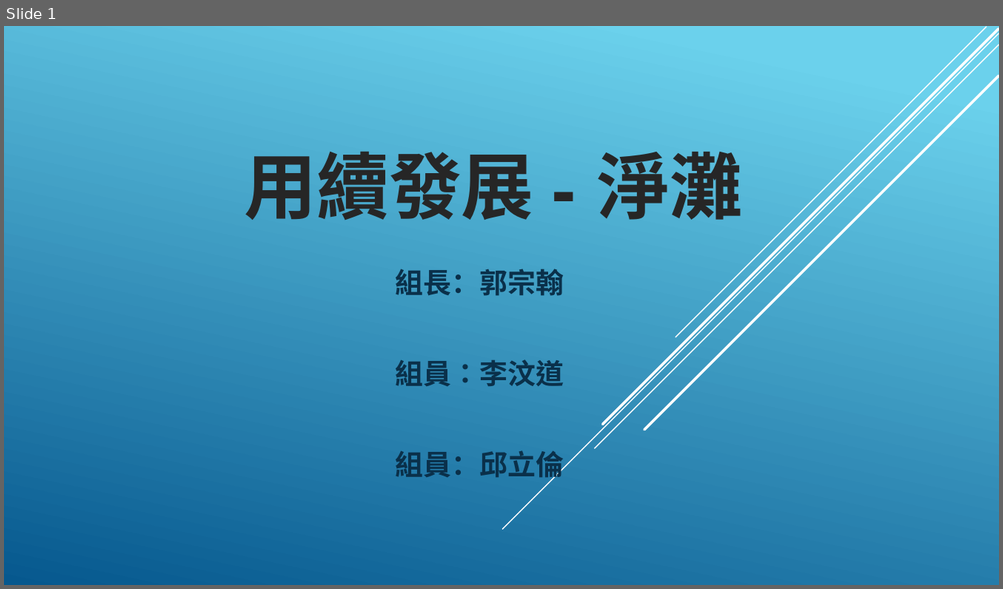
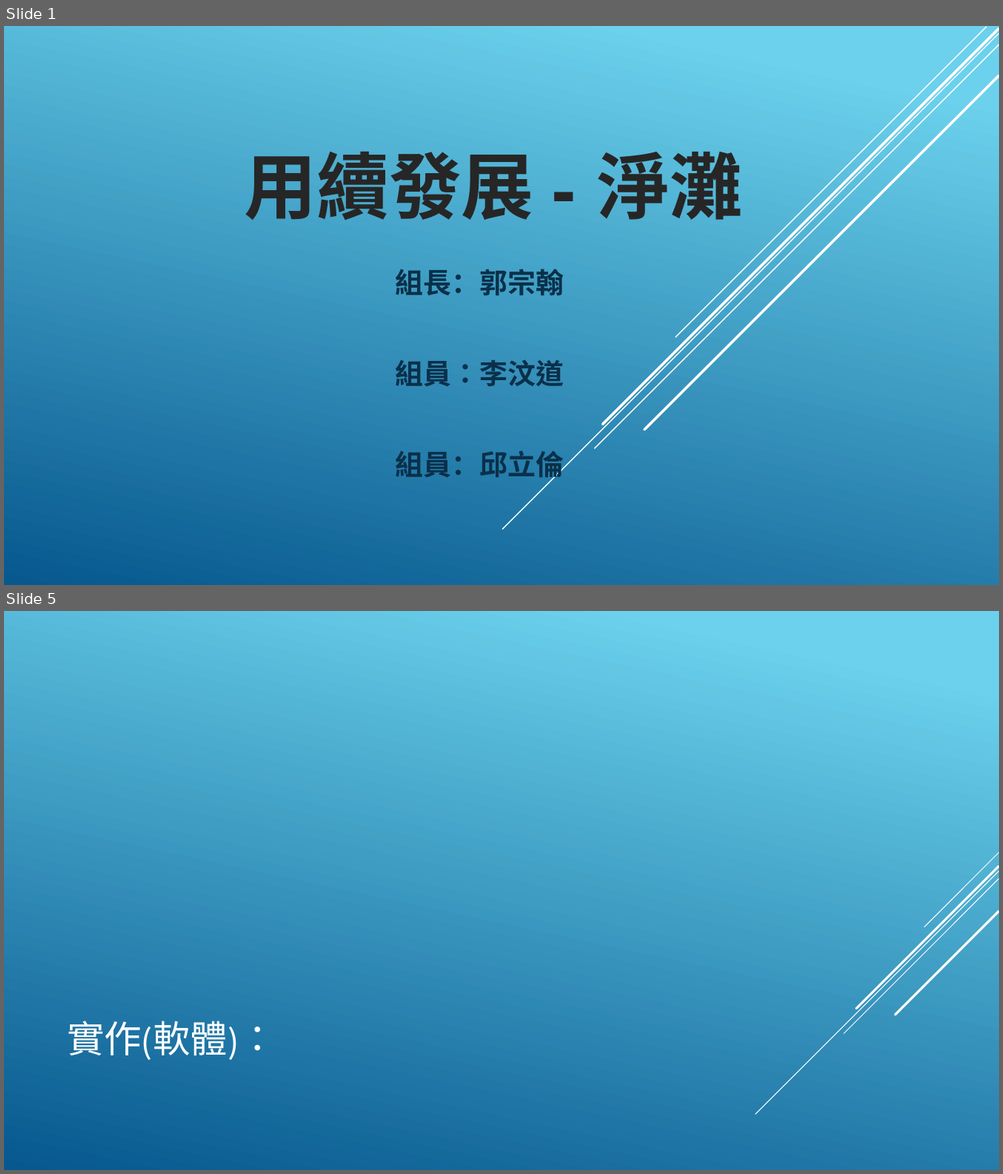
Before and after one commit to DennySORA/Environmental_Sustainability_Partition_Hackathon_2018, a slide deck: doc/永續發展 - 淨灘.pptx. Shown one above the other, each under a label of ours: slide 1 before the commit, slides 1 and 5 after it; the slides between them are not shown. The pictures are 1003x589 and 1003x1174 pixels, drawn with LibreOffice and Linux fonts; fonts in the diff are those of the drawing; background and template pictures are left out. Boxes give left, top, right and bottom in pixels: in the first picture for what was removed or moved away, otherwise in the second. Text is boxed around its words. In the diff, an @@ line names an element or a change of style, - is before the commit and + after.

```diff
--- a/doc/永續發展 - 淨灘.pptx
+++ b/doc/永續發展 - 淨灘.pptx
@@ slide 5 added at box(4, 611, 999, 1170), background gradient #6ED2EB to #06588E @@
@@ group added at box(755, 853, 999, 1115): 5 lines @@
@@ title added at box(68, 1021, 276, 1060), 36 pt, text #FFFFFF @@
+實作(軟體)：
```
Also in this commit, not shown: 4 other slides added, 2 other files.
